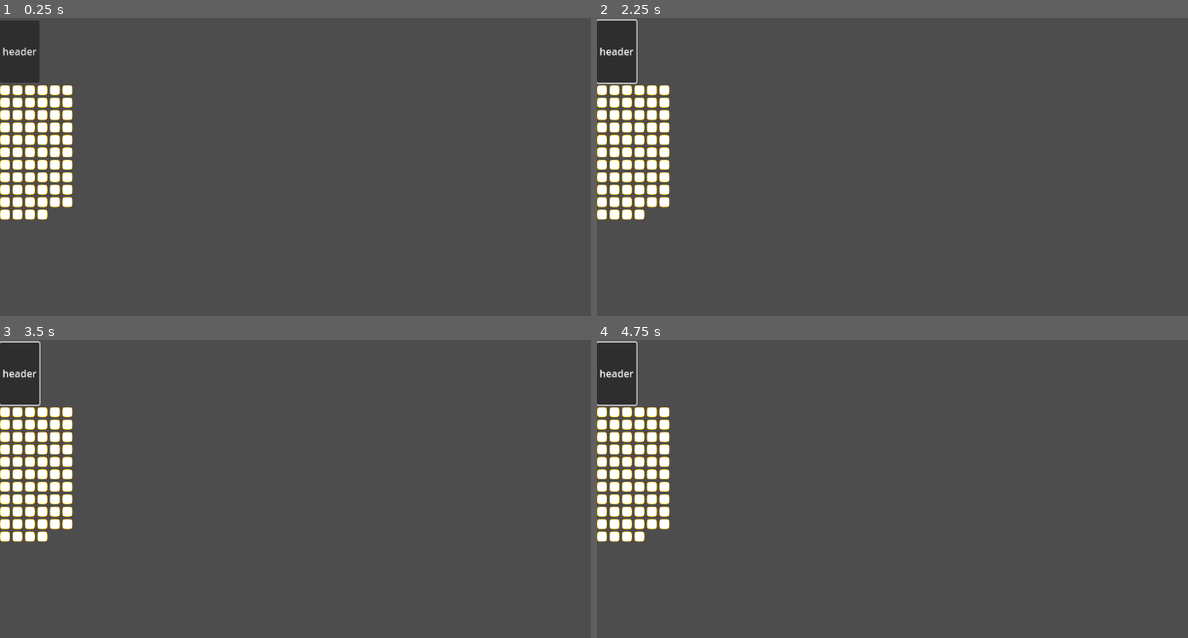
Above: before the commit, frames 1-4 (two rows, left to right).
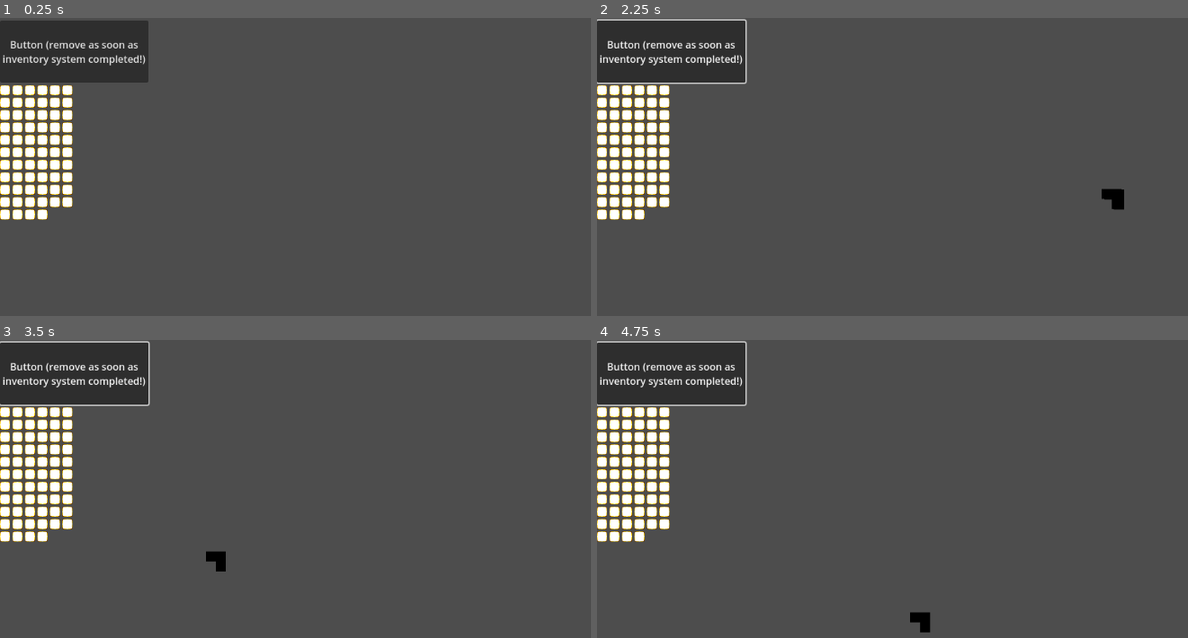
Above: after the commit, the same moments.

Repository: PonderSlime/Mare-Luminis---Juice-Submission
Game: Godot game, scene res://ui/inventory/inventory_ui.tscn
The game is run twice, just before and just after one commit, with the same random seed, the same clock (stepped at 60 frames per second) and the same inputs. The project has no main scene, so this scene is started directly.
Inputs (mouse positions are in pixels of both pictures, inside the frame that each line leads up to):
- Up to frame 1 (0.25 s): no input
- Up to frame 2 (2.25 s): click (614, 50) at 0.5 s, where only the run before the commit has a clickable "header"; click (673, 50) at 1.25 s, where only the run after the commit has a clickable "Button (remove as soon as inv…"; tap Enter at 2 s; move the mouse to (1117, 199) at 2.02 s; hold D (turn_right) from 2.03 s (still down); hold F (interact) from 2.03 s (still down)
- Up to frame 3 (3.5 s): tap Space (move_up) at 2.75 s; move the mouse to (212, 560) at 2.77 s; release D (turn_right) at 2.78 s; release F (interact) at 2.78 s; hold S (move_backward) from 2.78 s (still down); tap F (interact) at 2.85 s
- Up to frame 4 (4.75 s): tap Enter at 3.5 s; move the mouse to (1028, 453) at 3.52 s; release S (move_backward) at 3.53 s; hold D (turn_right) 3.53-4.28 s; hold F (interact) 3.53-4.28 s; tap Space (move_up) at 4.25 s; move the mouse to (922, 623) at 4.27 s; hold W (move_forward) from 4.28 s (still down); tap F (interact) at 4.35 s

The runs differ from the first frame. In frame 1, 3.8% of the frame differs, in the area x 0-26%, y 0-22%; in frame 2, 4.4%, in the area x 0-90%, y 0-65%; in frame 3, 4.4%; in frame 4, 4.4%.

Commit message:
Added some data handler stuff for getting the size and shape of the stuff

Diff:
--- /dev/null
+++ b/mare-luminis/data/item_data.json
@@ -0,0 +1,6 @@
+{
+	"0": { "Name": "Item0", "Value": 10, "Grid": "0,0/0,1/-1,0"},
+	"1": { "Name": "Item1", "Value": 20, "Grid": "0,0/0,1"},
+	"2": { "Name": "Item2", "Value": 30, "Grid": "0,0/1,0"},
+	"3": { "Name": "Item3", "Value": 40, "Grid": "0,0"},
+}
--- a/mare-luminis/project.godot
+++ b/mare-luminis/project.godot
@@ -17,6 +17,7 @@
 [autoload]
 
 PlayerCore="*res://core/scripts/player_core.gd"
+DataHandler="*res://ui/inventory/scripts/DataHandler.gd"
 
 [global_group]
 
--- a/mare-luminis/ui/inventory/inventory_ui.tscn
+++ b/mare-luminis/ui/inventory/inventory_ui.tscn
@@ -33,9 +33,10 @@
 custom_minimum_size = Vector2(0, 100)
 layout_mode = 2
 
-[node name="Button" type="Button" parent="BG/MarginContainer/VBoxContainer/Header"]
+[node name="SpawnerButton" type="Button" parent="BG/MarginContainer/VBoxContainer/Header"]
 layout_mode = 2
-text = "header"
+text = "Button (remove as soon as
+ inventory system completed!)"
 
 [node name="ScrollContainer" type="ScrollContainer" parent="BG/MarginContainer/VBoxContainer"]
 layout_mode = 2
@@ -44,3 +45,5 @@
 [node name="GridContainer" type="GridContainer" parent="BG/MarginContainer/VBoxContainer/ScrollContainer"]
 layout_mode = 2
 columns = 6
+
+[connection signal="pressed" from="BG/MarginContainer/VBoxContainer/Header/SpawnerButton" to="." method="_on_spawner_button_pressed"]
--- /dev/null
+++ b/mare-luminis/ui/inventory/item.tscn
@@ -0,0 +1,19 @@
+[gd_scene load_steps=2 format=3 uid="uid://bujhh7i6c1wyy"]
+
+[ext_resource type="Script" uid="uid://b5qadwv6umvlx" path="res://ui/inventory/scripts/item.gd" id="1_s2v27"]
+
+[node name="Item" type="Node2D"]
+script = ExtResource("1_s2v27")
+
+[node name="Icon" type="TextureRect" parent="."]
+anchors_preset = 8
+anchor_left = 0.5
+anchor_top = 0.5
+anchor_right = 0.5
+anchor_bottom = 0.5
+offset_left = -16.0
+offset_top = -16.0
+offset_right = 16.0
+offset_bottom = 16.0
+grow_horizontal = 2
+grow_vertical = 2
--- /dev/null
+++ b/mare-luminis/ui/inventory/scripts/DataHandler.gd
@@ -0,0 +1,27 @@
+extends Node
+
+var item_data := {}
+var item_grid_data := {}
+@onready var item_data_path = "res://data/item_data.json"
+
+func _ready() -> void:
+	load_data(item_data_path)
+	set_grid_data()
+
+func load_data(path) -> void:
+	if not FileAccess.file_exists(path):
+		print("Item data not found")
+
+	var item_data_file = FileAccess.open(item_data_path, FileAccess.READ)
+	item_data = JSON.parse_string(item_data_file.get_as_text())
+	item_data_file.close()
+	print(item_data)
+
+func set_grid_data():
+	for item in item_data.keys():
+		var temp_grid_array := []
+		for point in item_data[item]["Grid"].split("/"):
+			temp_grid_array.push_back(point.split(","))
+		item_grid_data[item] = temp_grid_array
+
+	print(item_grid_data)
--- a/mare-luminis/ui/inventory/scripts/inventory_ui.gd
+++ b/mare-luminis/ui/inventory/scripts/inventory_ui.gd
@@ -2,8 +2,15 @@
 
 @onready var slot_scene = preload("res://ui/inventory/slot.tscn")
 @onready var grid_container = $BG/MarginContainer/VBoxContainer/ScrollContainer/GridContainer
+@onready var item_scene = preload("res://ui/inventory/item.tscn")
+@onready var scroll_container = $BG/MarginContainer/VBoxContainer/ScrollContainer
+@onready var col_count = grid_container.columns
 
 var grid_array := []
+var item_held = null
+var current_slot = null
+var can_place := false
+var icon_anchor : Vector2
 
 func _ready() -> void:
 	for i in range(64):
@@ -12,12 +19,65 @@
 func create_slot():
 	var new_slot = slot_scene.instantiate()
 	new_slot.slot_ID = grid_array.size()
+	grid_array.push_back(new_slot)
 	grid_container.add_child(new_slot)
 	new_slot.slot_entered.connect(_on_slot_mouse_entered)
 	new_slot.slot_exited.connect(_on_slot_mouse_exited)
 
-func _on_slot_mouse_entered():
-	pass
+func _on_slot_mouse_entered(what_slot):
+	icon_anchor  = Vector2(10000,10000)
+	current_slot = what_slot
+	if item_held:
+		check_slot_availability(current_slot)
+		set_grids.call_deferred(current_slot)
 
-func _on_slot_mouse_exited():
-	pass
+func _on_slot_mouse_exited(what_slot):
+	clear_grid()
+
+func _on_spawner_button_pressed() -> void:
+	var new_item = item_scene.instantiate()
+	add_child(new_item)
+	new_item.load_item(0)
+	new_item.selected = true
+	item_held = new_item
+
+func check_slot_availability(slot) -> void:
+	for grid in item_held.item_grids:
+		var grid_to_check = slot.slot_ID + grid[0] + grid[1] * col_count
+		var line_switch_check = slot.slot_ID % col_count + grid[0]
+
+		if line_switch_check < 0 or line_switch_check >= col_count:
+			can_place = false
+			return
+
+		if grid_to_check < 0 or grid_to_check >= grid_array.size():
+			can_place = false
+			return
+
+		if grid_array[grid_to_check].state == grid_array[grid_to_check].States.TAKEN:
+			can_place = false
+			return
+	can_place = true
+
+func set_grids(slot) -> void:
+	for grid in item_held.item_grids:
+		var grid_to_check = slot.slot_ID + grid[0] + grid[1] * col_count
+		var line_switch_check = slot.slot_ID % col_count + grid[0]
+
+		if line_switch_check < 0 or line_switch_check >= col_count:
+			continue
+
+		if grid_to_check < 0 or grid_to_check >= grid_array.size():
+			continue
+
+		if can_place:
+			grid_array[grid_to_check].set_color(grid_array[grid_to_check].States.FREE)
+
+			if grid[1] < icon_anchor.x: icon_anchor.x = grid[1]
+			if grid[0] < icon_anchor.y: icon_anchor.y = grid[0]
+		else:
+			grid_array[grid_to_check].set_color(grid_array[grid_to_check].States.TAKEN)
+
+func clear_grid():
+	for grid in grid_array:
+		grid.set_color(grid.States.DEFAULT)
--- /dev/null
+++ b/mare-luminis/ui/inventory/scripts/item.gd
@@ -0,0 +1,21 @@
+extends Node2D
+
+@onready var IconRect_path = $Icon
+
+var item_ID : int
+var item_grids := []
+var selected = false
+var grid_anchor = null
+
+func _process(delta: float) -> void:
+	if selected:
+		global_position = lerp(global_position, get_global_mouse_position(), 25 * delta)
+
+func load_item(what_item_ID : int) -> void:
+	var Icon_path = "res://ui/inventory/assets/items/" + DataHandler.item_data[str(what_item_ID)]["Name"] + ".png"
+	IconRect_path.texture = load(Icon_path)
+	for grid in DataHandler.item_grid_data[str(what_item_ID)]:
+		var converter_array := []
+		for i in grid:
+			converter_array.push_back(int(i))
+		item_grids.push_back(converter_array)
--- a/mare-luminis/ui/inventory/scripts/slot.gd
+++ b/mare-luminis/ui/inventory/scripts/slot.gd
@@ -10,3 +10,22 @@
 enum States {DEFAULT, TAKEN, FREE}
 var state := States.DEFAULT
 var item_stored = null
+
+func set_color(what_state = States.DEFAULT) -> void:
+	match what_state:
+		States.DEFAULT:
+			filter.color = Color(1.0, 1.0, 1.0, 0.0)
+		States.TAKEN:
+			filter.color = Color(1.0, 0.0, 0.0, 0.2)
+		States.FREE:
+			filter.color = Color(0.0, 1.0, 0.0, 0.2)
+
+func _process(delta: float) -> void:
+	if get_global_rect().has_point(get_global_mouse_position()):
+		if not is_hovering:
+			is_hovering = true
+			emit_signal("slot_entered", self)
+	else:
+		if is_hovering:
+			is_hovering = false
+			emit_signal("slot_exited", self)
--- a/mare-luminis/ui/inventory/slot.tscn
+++ b/mare-luminis/ui/inventory/slot.tscn
@@ -5,6 +5,8 @@
 
 [node name="Slot" type="TextureRect"]
 texture_filter = 1
+offset_right = 16.0
+offset_bottom = 16.0
 texture = ExtResource("1_m57sd")
 script = ExtResource("2_fl40y")
 
Binary file added: mare-luminis/ui/inventory/assets/items/Item0.png
Not shown, added: mare-luminis/ui/inventory/assets/items/Item0.png.import
Not shown, added: mare-luminis/ui/inventory/scripts/DataHandler.gd.uid
Not shown, added: mare-luminis/ui/inventory/scripts/item.gd.uid
